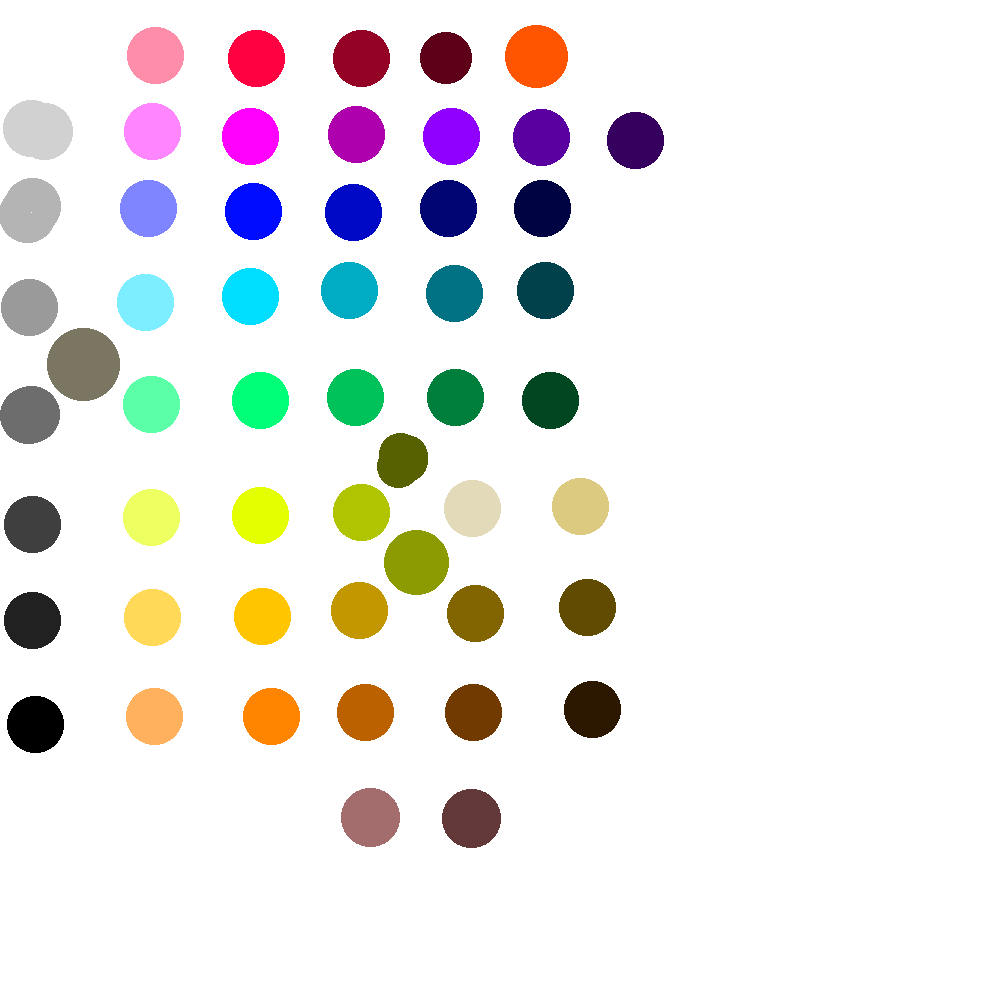
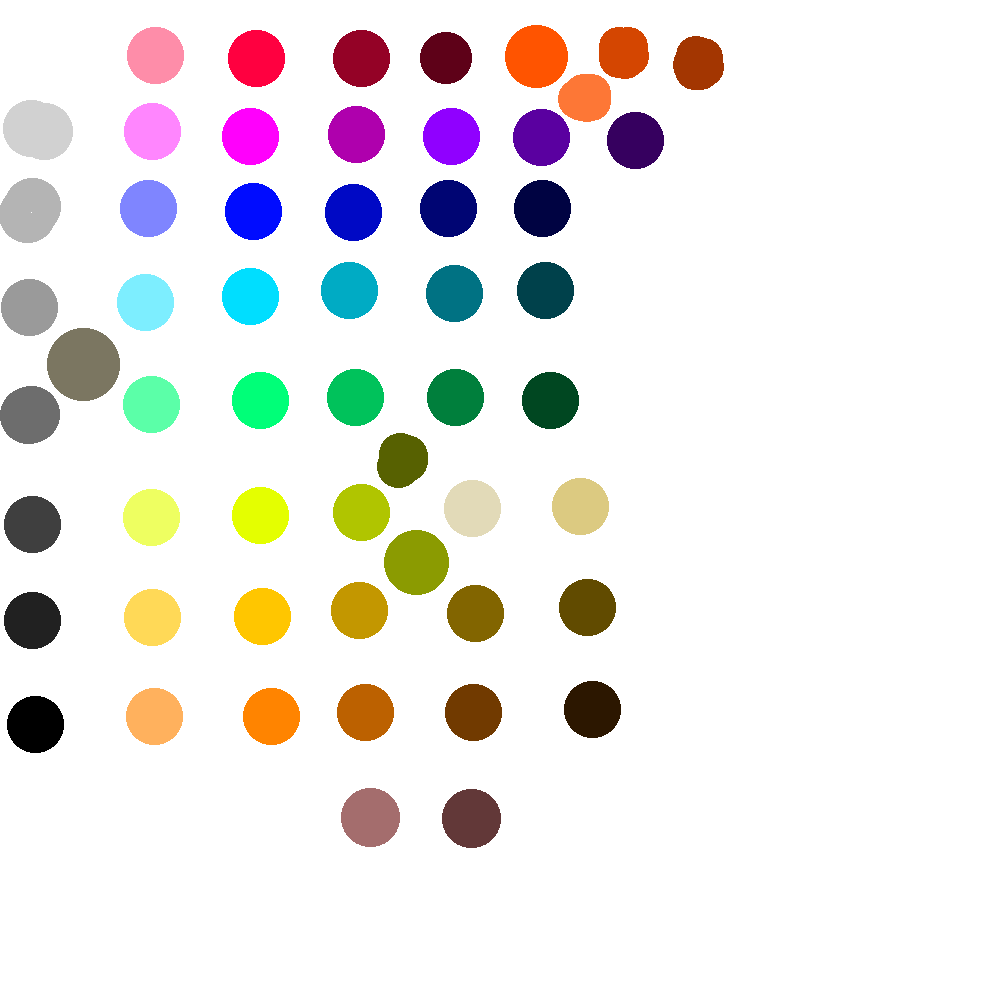
Comparing the layer stacks of the two 1000 x 1000 images. Changes:
painted on "Layer 1" over (x1=558, y1=27, x2=724, y2=122)
